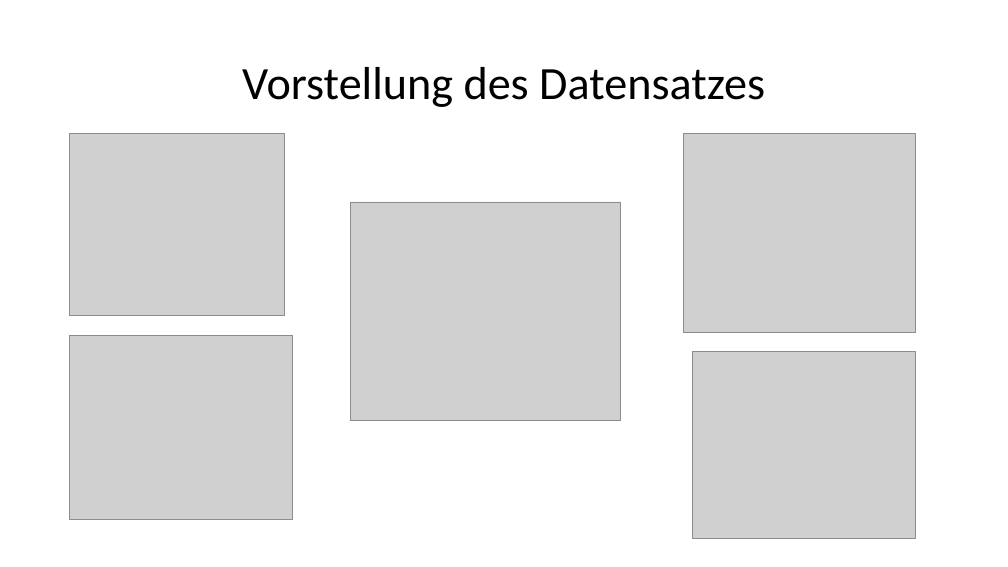
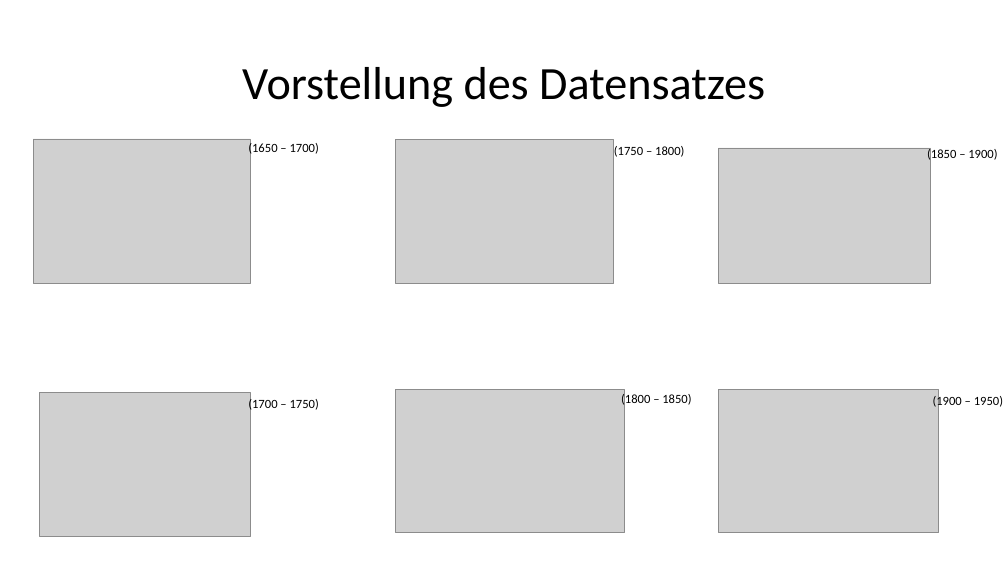
Before and after one commit to LennartKeller/TextklassifikationsProjekt2019, a slide deck: slide 8 of Projektgruppenpräsention.pptx (slide 6 before the commit). Drawn at 1008x567 pixels with LibreOffice and Linux fonts; fonts in the diff are those of the drawing; grey boxes stand for pictures. Boxes give left, top, right and bottom in pixels: in the first picture for what was removed or moved away, otherwise in the second. Text is boxed around its words. In the diff, an @@ line names an element or a change of style, - is before the commit and + after.

```diff
--- a/Projektgruppenpräsention.pptx
+++ b/Projektgruppenpräsention.pptx
@@ picture resized from (x1=70, y1=134, x2=284, y2=315) to (x1=33, y1=139, x2=250, y2=284) @@
@@ text added at (x1=248, y1=142, x2=319, y2=156), 12 pt, text #000000 @@
+(1650 – 1700)
@@ picture added at (x1=395, y1=140, x2=613, y2=284) @@
@@ text added at (x1=614, y1=146, x2=684, y2=157), 12 pt, text #000000 @@
+(1750 – 1800)
@@ picture resized from (x1=684, y1=134, x2=915, y2=333) to (x1=718, y1=148, x2=931, y2=284) @@
@@ text added at (x1=927, y1=148, x2=997, y2=162), 12 pt, text #000000 @@
+(1850 – 1900)
@@ picture removed at (x1=350, y1=202, x2=621, y2=420) @@
@@ picture removed at (x1=70, y1=336, x2=293, y2=520) @@
@@ picture added at (x1=395, y1=389, x2=624, y2=533) @@
@@ picture resized from (x1=693, y1=352, x2=915, y2=538) to (x1=718, y1=389, x2=938, y2=533) @@
@@ picture added at (x1=39, y1=392, x2=250, y2=537) @@
@@ text added at (x1=248, y1=398, x2=319, y2=412), 12 pt, text #000000 @@
+(1700 – 1750)
@@ text added at (x1=621, y1=392, x2=691, y2=406), 12 pt, text #000000 @@
+(1800 – 1850)
@@ text added at (x1=933, y1=394, x2=1003, y2=408), 12 pt, text #000000 @@
+(1900 – 1950)
```
Also in this commit, not shown: 4 other slides changed, 11 slides added, 1 slide removed.
